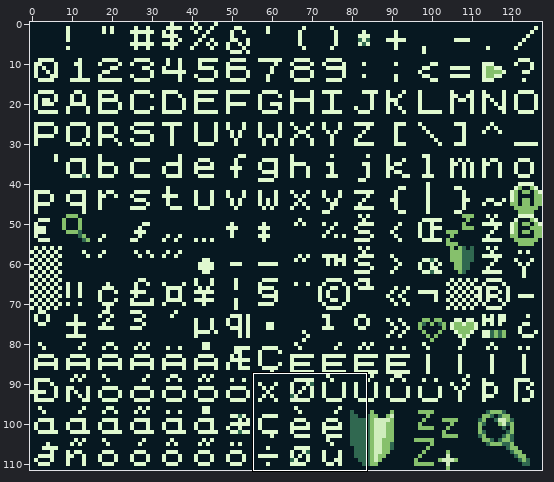
Two versions of one sprite sheet, assets/ui/ascii.png. The first picture is a wide view before the edit; the outline marks the close-up.
Close-up. Old version:
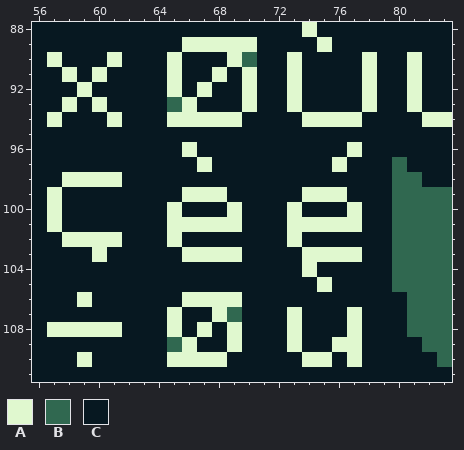
The file is 128x112 pixels. Shown: x 56..83, y 88..111.
Palette (. is transparent): A #e0f8cf  B #306850  C #071821
Pixels before, first column x 56:
 88 CCCCCCCCCCCCCCCCCCACCCCCCCCC
 89 CCCCCCCCCCAAAAACCCCACCCCCCCC
 90 CACCCACCCACCCABCCACCCCACCACC
 91 CCACACCCCACCACACCACCCCACCACC
 92 CCCACCCCCACACCACCACCCCACCACC
 93 CCACACCCCBACCCACCACCCCACCACC
 94 CACCCACCCAAAAACCCCAAAACCCCAA
 95 CCCCCCCCCCCCCCCCCCCCCCCCCCCC
 96 CCCCCCCCCCACCCCCCCCCCACCCCCC
 97 CCCCCCCCCCCACCCCCCCCACCCBCCC
 98 CCAAAACCCCCCCCCCCCCCCCCCBBCC
 99 CACCCCCCCCAAACCCCCAAACCCBBBB
100 CACCCCCCCACCCACCCACCCACCBBBB
101 CACCCCCCCAAAAACCCAAAAACCBBBB
102 CCAAAACCCACCCCCCCACCCCCCBBBB
103 CCCCACCCCCAAAACCCCAAAACCBBBB
104 CCCCCCCCCCCCCCCCCCACCCCCBBBB
105 CCCCCCCCCCCCCCCCCCCACCCCBBBB
106 CCCACCCCCCAAAACCCCCCCCCCCBBB
107 CCCCCCCCCACCABCCCACCCACCCBBB
108 CAAAAACCCACACACCCACCCACCCBBB
109 CCCCCCCCCBACCACCCACCAACCCCBB
110 CCCACCCCCAAAACCCCCAACACCCCCB
111 CCCCCCCCCCCCCCCCCCCCCCCCCCCC
Now the later version:
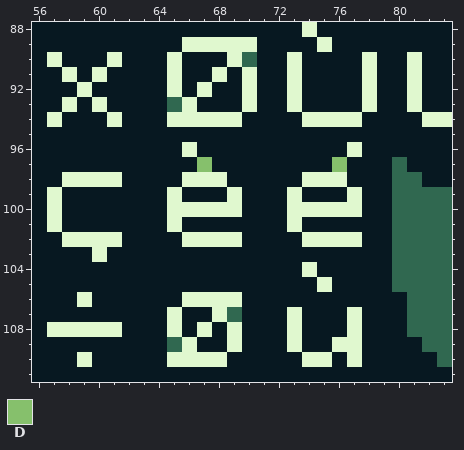
Colours new in this view: D #86c06c
The exact change:
y 97: x 67 A -> D; x 76 A -> D
y 98: x 66..68 CCC -> AAA; x 74..76 CCC -> AAA
y 99: x 65..69 CAAAC -> ACCCA; x 73..77 CAAAC -> ACCCA
y 100: x 66..68 CCC -> AAA; x 74..76 CCC -> AAA
y 101: x 66..69 AAAA -> CCCC; x 74..77 AAAA -> CCCC
y 102: x 65..69 ACCCC -> CAAAA; x 73..77 ACCCC -> CAAAA
y 103: x 66..69 AAAA -> CCCC; x 74..77 AAAA -> CCCC
Pixel boxes of the changes (left, top, right, bottom) in both close-ups:
changed: (167, 157, 362, 262)
